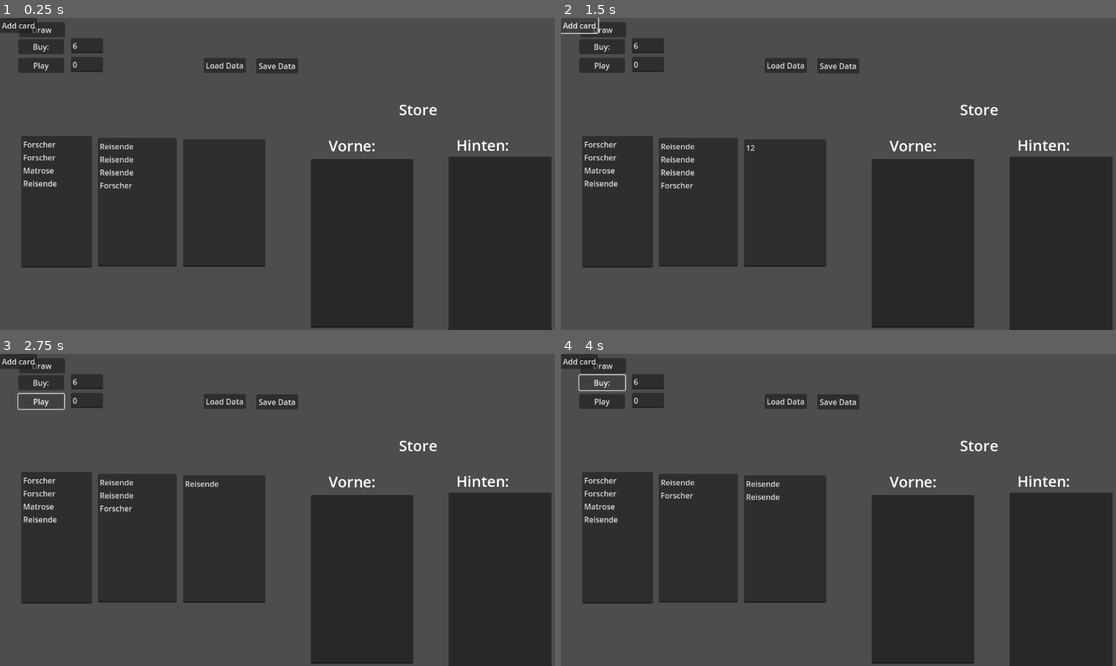
Above: before the commit, frames 1-4 (two rows, left to right).
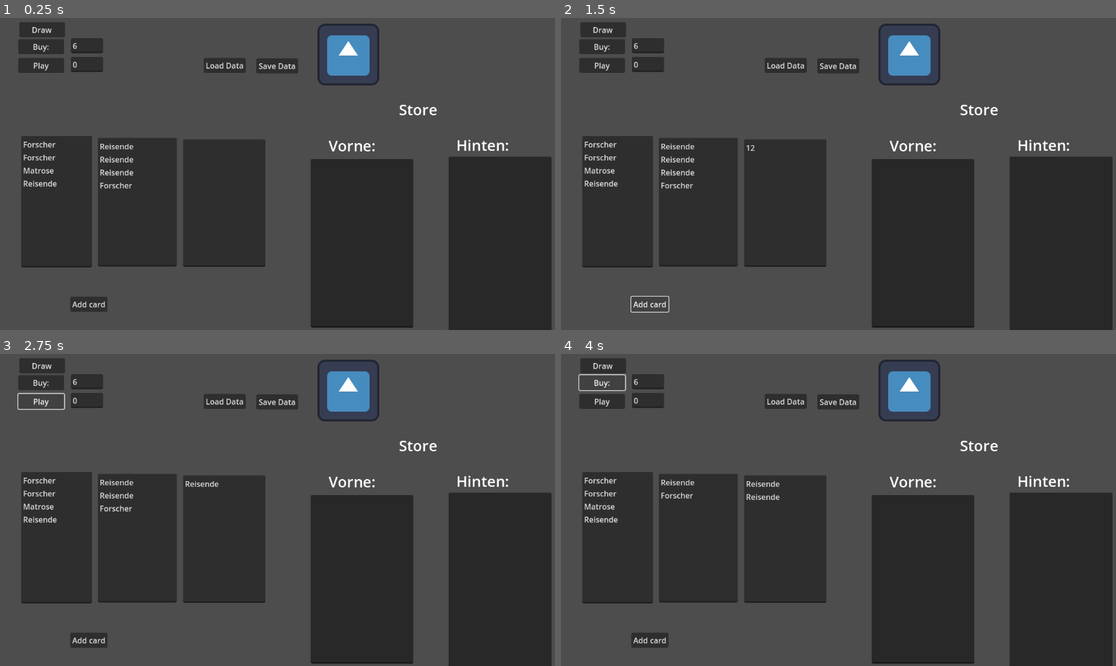
Above: after the commit, the same moments.

Repository: AdminL3/El-Dorado-Assistent
Game: Godot game, scene res://scenes/game.tscn
The game is run twice, just before and just after one commit, with the same random seed, the same clock (stepped at 60 frames per second) and the same inputs. The engine's default icon, where the game draws it, is replaced by a stand-in: a white triangle on a blue panel in a dark square.
Inputs (mouse positions are in pixels of both pictures, inside the frame that each line leads up to):
- Up to frame 1 (0.25 s): no input
- Up to frame 2 (1.5 s): click (783, 202) at 0.52 s; type "12" at 0.6 s; click "Add card" at 1.25 s
- Up to frame 3 (2.75 s): click "Play" at 2 s
- Up to frame 4 (4 s): click "Play" at 2.75 s; click "Buy:" at 3.5 s

The runs differ from the first frame. In frame 1, 1.8% of the frame differs, in the area x 0-69%, y 0-94%; in frame 2, 1.5%; in frame 3, 1.8%; in frame 4, 1.8%.

Commit message:
nodes spawn but on top of each other

Diff:
--- a/scenes/game.tscn
+++ b/scenes/game.tscn
@@ -1,6 +1,7 @@
-[gd_scene load_steps=2 format=3 uid="uid://m1y7bg1lro0b"]
+[gd_scene load_steps=3 format=3 uid="uid://m1y7bg1lro0b"]
 
 [ext_resource type="Script" path="res://scripts/manager.gd" id="1_6hv34"]
+[ext_resource type="PackedScene" uid="uid://cts7lb4irwvkn" path="res://scenes/card.tscn" id="2_qcli0"]
 
 [node name="Game" type="Node2D"]
 script = ExtResource("1_6hv34")
@@ -116,12 +117,20 @@
 text = "Save Data"
 
 [node name="HBoxContainer" type="HBoxContainer" parent="."]
-offset_right = 40.0
-offset_bottom = 40.0
+offset_left = 723.0
+offset_top = 76.0
+offset_right = 1094.0
+offset_bottom = 276.0
+
+[node name="Card" parent="HBoxContainer" instance=ExtResource("2_qcli0")]
+
+[node name="Card2" parent="HBoxContainer" instance=ExtResource("2_qcli0")]
 
 [node name="Button" type="Button" parent="."]
-offset_right = 8.0
-offset_bottom = 8.0
+offset_left = 146.0
+offset_top = 579.0
+offset_right = 223.0
+offset_bottom = 610.0
 text = "Add card"
 
 [connection signal="pressed" from="Buy" to="." method="_on_buycard_0_pressed"]
--- a/scripts/manager.gd
+++ b/scripts/manager.gd
@@ -354,5 +354,10 @@
 	print("Data loaded...")
 
 
+@onready var h_box_container = $HBoxContainer
+@export var card_scene := preload("res://scenes/card.tscn")
 func _on_button_pressed():
-	pass
+	# Instance the new scene
+	var instance = card_scene.instantiate()
+	# Add the instance to the HBoxContainer
+	h_box_container.add_child(instance)
